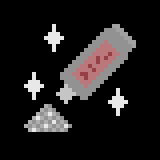
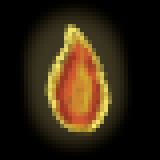
Revision of a layered (160, 160) image; what changed, layer by layer:
added layer "Upgrade Mining Rig 3" above "Upgrade Water Storage" over <box>20,0,136,156</box>
hid "upgrade_singularity_mining_rig_3" over <box>20,0,136,156</box>
